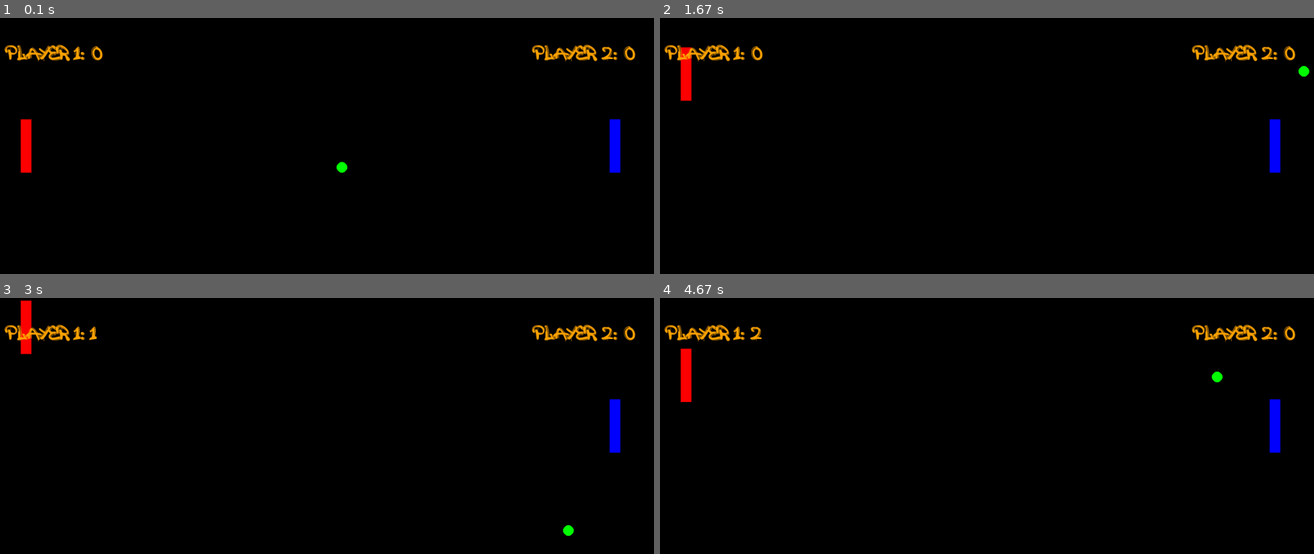
Above: before the commit, frames 1-4 (two rows, left to right).
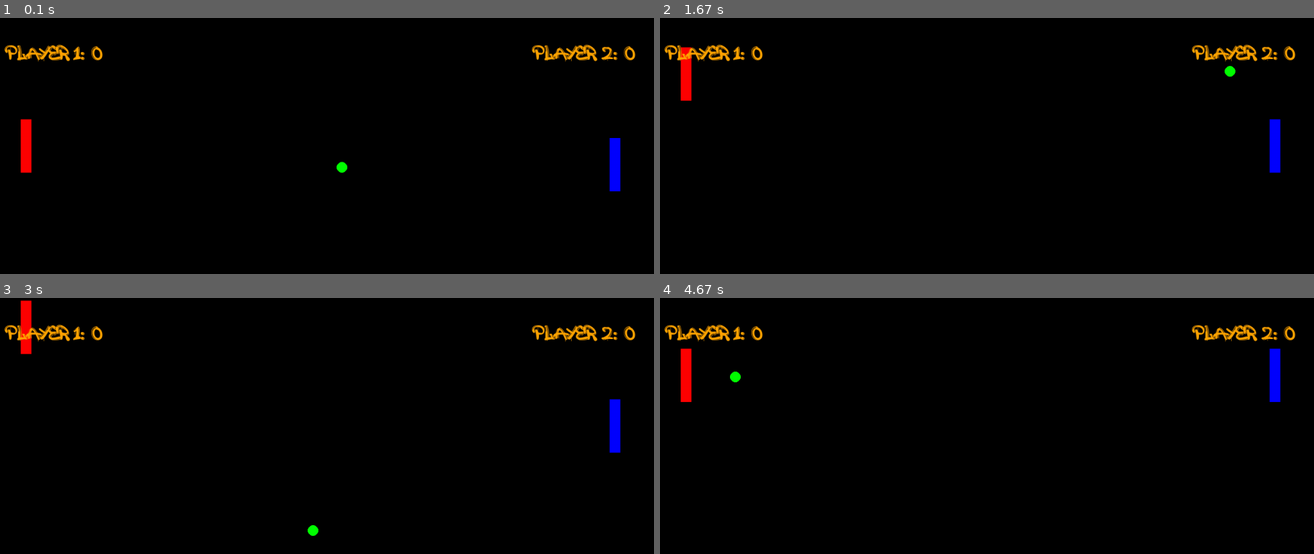
Above: after the commit, the same moments.

Repository: karanvirparhar/pygame-projects
Game: pygame game, started from games/bot_pong/bot_pong.py
Two runs of this game, one before a commit and one after it. Both use one fixed random seed, a clock stepped at 60 frames per second and the inputs below.
Inputs:
- Up to frame 1 (0.1 s): no input
- Up to frame 2 (1.67 s): hold W 0.33-0.8 s; hold S 0.83-1.13 s; hold W 1.17-1.53 s; hold S from 1.57 s (still down)
- Up to frame 3 (3 s): release S at 1.93 s; hold W 1.97-2.27 s; hold S 2.3-2.6 s; hold W from 2.63 s (still down)
- Up to frame 4 (4.67 s): release W at 3 s; hold S 3.03-3.4 s; hold W 3.43-3.73 s; hold S 3.77-4.07 s; hold W 4.1-4.47 s; hold S from 4.5 s (still down)

The runs differ from the first frame. In frame 1, 0.3% of the frame differs, in the area x 93-95%, y 39-68%; in frame 2, 0.1%; in frame 3, 0.2%; in frame 4, 0.9%, in the area x 10-95%, y 10-61%.

Commit message:
Organize Pygame games and add screenshots

Diff:
--- a/pong.py
+++ b/games/bot_pong/bot_pong.py
@@ -1,6 +1,9 @@
 import pygame
+from pathlib import Path
 from pygame.locals import *
 pygame.init()
+
+ASSET_DIR = Path(__file__).parent / "assets"
 
 screen = pygame.display.set_mode((1280, 480))
 pygame.display.set_caption("Pong!")
@@ -12,7 +15,7 @@
 cx = 640
 cy = 240
 
-font = pygame.font.Font('Font.ttf', 32)
+font = pygame.font.Font(str(ASSET_DIR / "font.ttf"), 32)
 
 score = 0
 score1 = 0
@@ -31,6 +34,7 @@
 
     screen.fill((0, 0, 0))
     clock.tick(fps)
+
     pygame.draw.rect(screen, (255, 0, 0), r)
 
     pygame.draw.rect(screen, (0, 0, 255), r1)
@@ -51,10 +55,6 @@
         y -= velocity
     if keys[pygame.K_s]:
         y += velocity
-    if keys[pygame.K_UP]:
-        y1 -= velocity
-    if keys[pygame.K_DOWN]:
-        y1 += velocity
 
     if y <= 0:
         y = 0
@@ -64,6 +64,27 @@
         y1 = 0
     elif y1 >= 380:
         y1 = 380
+
+    if x_speed == 3:
+        if c.centery <= r1.centery:
+            y1 -= velocity
+        if c.centery >= r1.centery:
+            y1 += velocity
+
+    elif x_speed == -3:
+        if r1.centery > 240:
+            while r1.centery != 240:
+                y1 -= velocity
+                if r1.centery == 240:
+                    break
+                break
+
+        if r1.centery < 240:
+            while r1.centery != 240:
+                y1 += velocity
+                if r1.centery == 240:
+                    break
+                break
 
     if cx >= 1260:
         cx = 640
--- a/feed_dragon.py
+++ b/games/feed_dragon/feed_dragon.py
@@ -1,4 +1,7 @@
 import pygame, random
+from pathlib import Path
+
+ASSET_DIR = Path(__file__).parent / "assets"
 
 pygame.init()
 
@@ -31,7 +34,7 @@
 Grey = (127, 127, 127)
 
 #Set fonts
-font = pygame.font.Font("Font.ttf", 32)
+font = pygame.font.Font(str(ASSET_DIR / "font.ttf"), 32)
 
 #Set text
 score_text = font.render("Score: " + str(score), True, Green, DarkGreen)
@@ -55,17 +58,17 @@
 continue_rect.center = (window_width//2, window_height//2 + 32)
 
 #Set sounds and music
-coin_sound = pygame.mixer.Sound("Power_up.wav")
-loss_sound = pygame.mixer.Sound("Loss.wav")
-pygame.mixer.music.load("song.wav")
+coin_sound = pygame.mixer.Sound(str(ASSET_DIR / "power_up.wav"))
+loss_sound = pygame.mixer.Sound(str(ASSET_DIR / "loss.wav"))
+pygame.mixer.music.load(str(ASSET_DIR / "song.wav"))
 
 #Set images
-player_image = pygame.image.load("dragon_right.png")
+player_image = pygame.image.load(str(ASSET_DIR / "dragon_right.png"))
 player_rect = player_image.get_rect()
 player_rect.left = 32
 player_rect.centery = window_height//2
 
-coin_image = pygame.image.load("coin.png")
+coin_image = pygame.image.load(str(ASSET_DIR / "coin.png"))
 coin_rect = coin_image.get_rect()
 coin_rect.x = window_width + Buffer_Distance
 coin_rect.y = random.randint(64, window_height)
--- a/botpong.py
+++ b/games/pong/pong.py
@@ -1,6 +1,9 @@
 import pygame
+from pathlib import Path
 from pygame.locals import *
 pygame.init()
+
+ASSET_DIR = Path(__file__).parent / "assets"
 
 screen = pygame.display.set_mode((1280, 480))
 pygame.display.set_caption("Pong!")
@@ -12,7 +15,7 @@
 cx = 640
 cy = 240
 
-font = pygame.font.Font('Font.ttf', 32)
+font = pygame.font.Font(str(ASSET_DIR / "font.ttf"), 32)
 
 score = 0
 score1 = 0
@@ -31,7 +34,6 @@
 
     screen.fill((0, 0, 0))
     clock.tick(fps)
-
     pygame.draw.rect(screen, (255, 0, 0), r)
 
     pygame.draw.rect(screen, (0, 0, 255), r1)
@@ -52,6 +54,10 @@
         y -= velocity
     if keys[pygame.K_s]:
         y += velocity
+    if keys[pygame.K_UP]:
+        y1 -= velocity
+    if keys[pygame.K_DOWN]:
+        y1 += velocity
 
     if y <= 0:
         y = 0
@@ -61,27 +67,6 @@
         y1 = 0
     elif y1 >= 380:
         y1 = 380
-
-    if x_speed == 3:
-        if c.centery <= r1.centery:
-            y1 -= velocity
-        if c.centery >= r1.centery:
-            y1 += velocity
-
-    elif x_speed == -3:
-        if r1.centery > 240:
-            while r1.centery != 240:
-                y1 -= velocity
-                if r1.centery == 240:
-                    break
-                break
-
-        if r1.centery < 240:
-            while r1.centery != 240:
-                y1 += velocity
-                if r1.centery == 240:
-                    break
-                break
 
     if cx >= 1260:
         cx = 640
--- a/snake.py
+++ b/games/snake/snake.py
@@ -1,7 +1,10 @@
 import pygame, random
+from pathlib import Path
 
 from pygame.locals import *
 pygame.init()
+
+ASSET_DIR = Path(__file__).parent / "assets"
 
 Width = 640
 Height = 480
@@ -30,7 +33,7 @@
 # append snake head to the list
 snakelist.append([snakex, snakey])
 
-font = pygame.font.Font("Font.ttf", 32)
+font = pygame.font.Font(str(ASSET_DIR / "font.ttf"), 32)
 
 score = 0
 
@@ -47,9 +50,9 @@
 continue_rect = continue_text.get_rect()
 continue_rect.center = (Width//2, Height//2 + 32)
 
-pygame.mixer.music.load("song.wav")
-food_sound = pygame.mixer.Sound("sound.wav")
-loss_sound = pygame.mixer.Sound("Loss.wav")
+pygame.mixer.music.load(str(ASSET_DIR / "song.wav"))
+food_sound = pygame.mixer.Sound(str(ASSET_DIR / "sound.wav"))
+loss_sound = pygame.mixer.Sound(str(ASSET_DIR / "loss.wav"))
 
 m = 0
 
--- a/tic-tac-toe.py
+++ b/games/tic_tac_toe/tic_tac_toe.py
@@ -1,7 +1,10 @@
 import pygame, time
+from pathlib import Path
 from pygame.locals import *
 
 pygame.init()
+
+ASSET_DIR = Path(__file__).parent / "assets"
 
 Height = 640
 Width = 640
@@ -13,7 +16,7 @@
 
 rects = []
 
-font = pygame.font.Font('Font.ttf', 32)
+font = pygame.font.Font(str(ASSET_DIR / "font.ttf"), 32)
 
 state = {1: '', 2: '', 3: '', 4: '', 5: '', 6: '', 7: '', 8: '', 9: ''}
 
Not shown, changed: README.md
Renamed: Font.ttf -> games/bot_pong/assets/font.ttf
Binary file added: games/bot_pong/bot_pong_snapshot.png
Renamed: circle.py -> games/circles/circle.py
Binary file added: games/circles/circle_snapshot.png
Renamed: circles.py -> games/circles/circles.py
Binary file added: games/circles/circles_snapshot.png
Binary file added: games/feed_dragon/assets/coin.png
Binary file added: games/feed_dragon/assets/dragon_right.png
Binary file added: games/feed_dragon/assets/font.ttf
Binary file added: games/feed_dragon/feed_dragon_snapshot.png
Binary file added: games/pong/assets/font.ttf
(and 12 more such lines)
